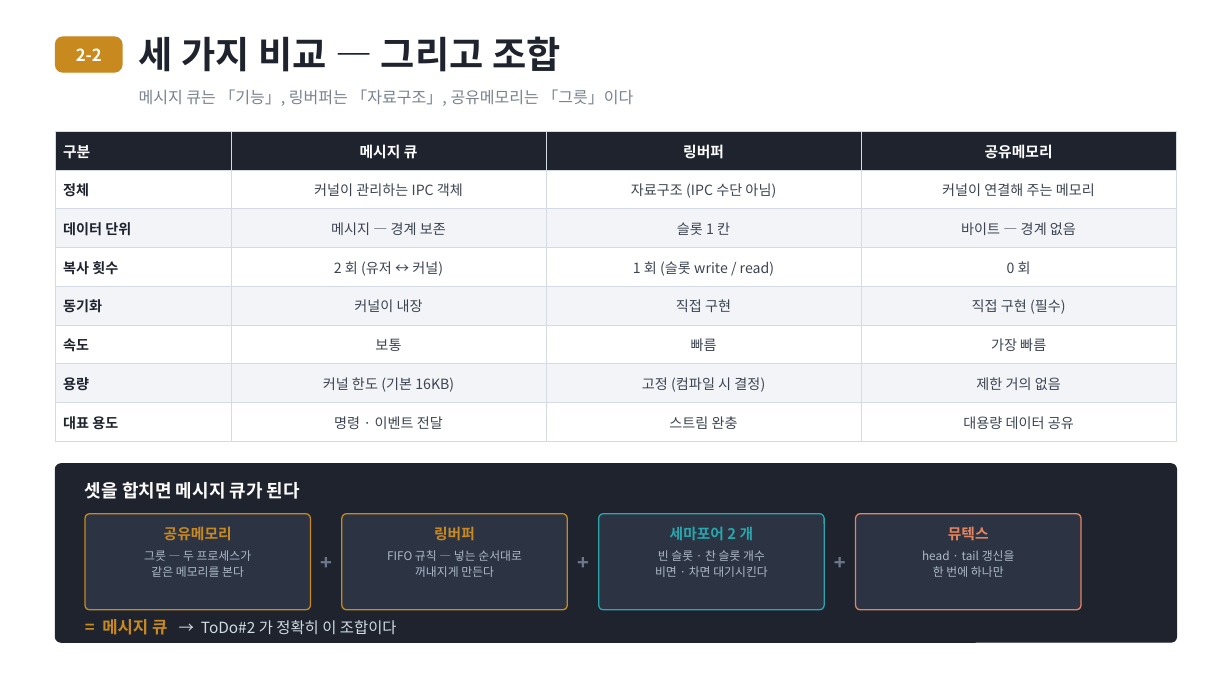
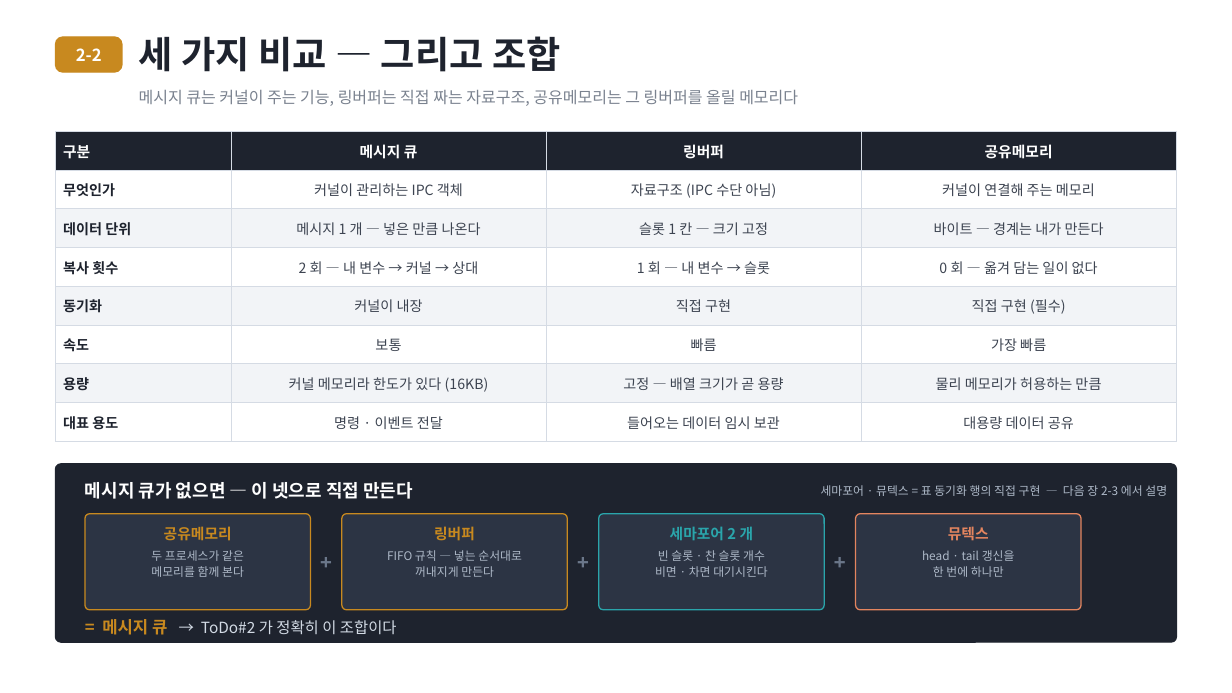
Before and after one commit to harley-hwan/IpcProc, a slide deck: slide 11 of ref/발표자료/IPC_발표자료.pptx. Drawn at 1232x693 pixels with LibreOffice and Linux fonts; fonts in the diff are those of the drawing. Boxes give left, top, right and bottom in pixels: in the first picture for what was removed or moved away, otherwise in the second. Text is boxed around its words. In the diff, an @@ line names an element or a change of style, - is before the commit and + after.

Commit message:
발표자료 2-3 장 정비 및 용어 정리
- 뮤텍스/세마포어 장을 핵심 위주로 다시 쓰고 장별 별첨 추가
- 슬라이드 항목을 대본이 모두 짚도록 양쪽 정렬
- 바쁜 대기 설명 정정: 뮤텍스도 커널이 재워 줌, 조건 대기 오용 시에만 발생
- 11장 비교표에 데이터 단위/복사 횟수/용량 근거 명시
- 12장 CRITICAL_SECTION, Named Mutex 실제 호출 순서 추가
- 생산자/소비자 대신 송신/수신 으로 용어 통일
- 각 장 하단 예상 질문 45항목

```diff
--- a/ref/발표자료/IPC_발표자료.pptx
+++ b/ref/발표자료/IPC_발표자료.pptx
@@ text at <box>139,90,798,106</box>: text changed @@
-메시지 큐는 「기능」, 링버퍼는 「자료구조」, 공유메모리는 「그릇」이다
+메시지 큐는 커널이 주는 기능, 링버퍼는 직접 짜는 자료구조, 공유메모리는 그 링버퍼를 올릴 메모리다
@@ table at <box>55,131,1177,434</box> @@
-row 2, column 1: 정체
+row 2, column 1: 무엇인가
-row 3: 데이터 단위 | 메시지 — 경계 보존 | 슬롯 1 칸 | 바이트 — 경계 없음
+row 3: 데이터 단위 | 메시지 1 개 — 넣은 만큼 나온다 | 슬롯 1 칸 — 크기 고정 | 바이트 — 경계는 내가 만든다
-row 4: 복사 횟수 | 2 회 (유저 ↔ 커널) | 1 회 (슬롯 write / read) | 0 회
+row 4: 복사 횟수 | 2 회 — 내 변수 → 커널 → 상대 | 1 회 — 내 변수 → 슬롯 | 0 회 — 옮겨 담는 일이 없다
-row 7: 용량 | 커널 한도 (기본 16KB) | 고정 (컴파일 시 결정) | 제한 거의 없음
+row 7: 용량 | 커널 메모리라 한도가 있다 (16KB) | 고정 — 배열 크기가 곧 용량 | 물리 메모리가 허용하는 만큼
-row 8, column 3: 스트림 완충
+row 8, column 3: 들어오는 데이터 임시 보관
@@ text at <box>85,482,413,499</box>: text changed @@
-셋을 합치면 메시지 큐가 된다
+메시지 큐가 없으면 — 이 넷으로 직접 만든다
@@ text added at <box>821,485,1167,496</box>, 9.2 pt, text #AEB9C8 @@
+세마포어 · 뮤텍스 = 표 동기화 행의 직접 구현 — 다음 장 2-3 에서 설명
@@ text at <box>151,550,244,577</box>: text changed @@
-그릇 — 두 프로세스가
-같은 메모리를 본다
+두 프로세스가 같은
+메모리를 함께 본다
```
Also in this commit, not shown: 13 other slides changed, 7 other files.
